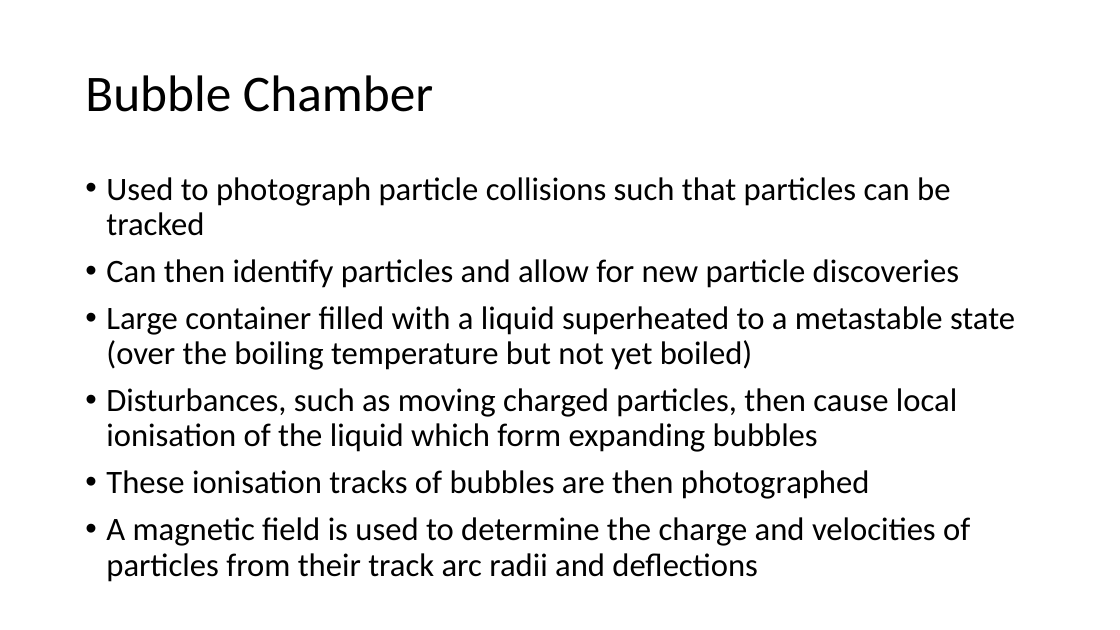
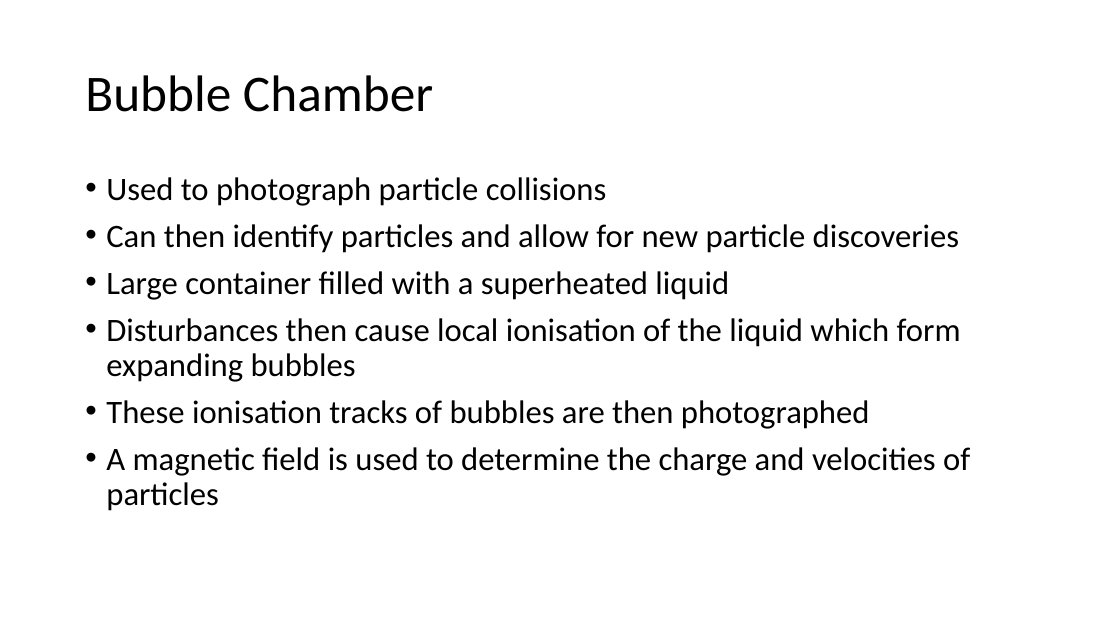
Before and after one commit to mitlabence/Lab18, a slide deck: slide 15 of Presentation/E212.pptx (slide 19 before the commit). Drawn at 1120x630 pixels with LibreOffice and Linux fonts; fonts in the diff are those of the drawing. Boxes give left, top, right and bottom in pixels: in the first picture for what was removed or moved away, otherwise in the second. Text is boxed around its words. In the diff, an @@ line names an element or a change of style, - is before the commit and + after.

```diff
--- a/Presentation/E212.pptx
+++ b/Presentation/E212.pptx
@@ text at (x1=106, y1=177, x2=606, y2=206): text changed @@
-• Used to photograph particle collisions such that particles can be tracked
+• Used to photograph particle collisions
@@ text at (x1=106, y1=271, x2=961, y2=382): text changed @@
-• Large container filled with a liquid superheated to a metastable state (over the boiling temperature but not yet boiled)
-• Disturbances, such as moving charged particles, then cause local ionisation of the liquid which form expanding bubbles
+• Large container filled with a superheated liquid
+• Disturbances then cause local ionisation of the liquid which form expanding bubbles
@@ text at (x1=106, y1=447, x2=970, y2=511): text changed @@
-• A magnetic field is used to determine the charge and velocities of particles from their track arc radii and deflections
+• A magnetic field is used to determine the charge and velocities of particles
```
Also in this commit, not shown: 4 other slides changed, 2 slides added, 7 slides removed.
